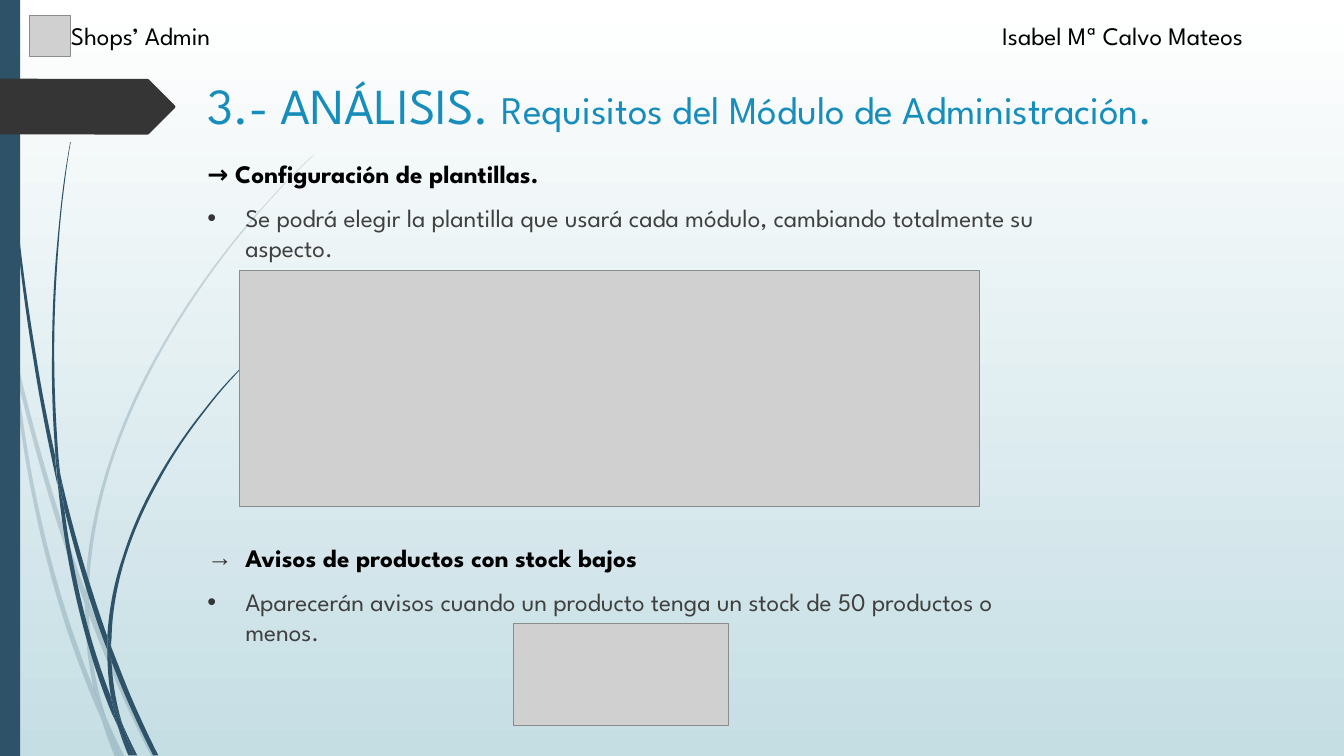
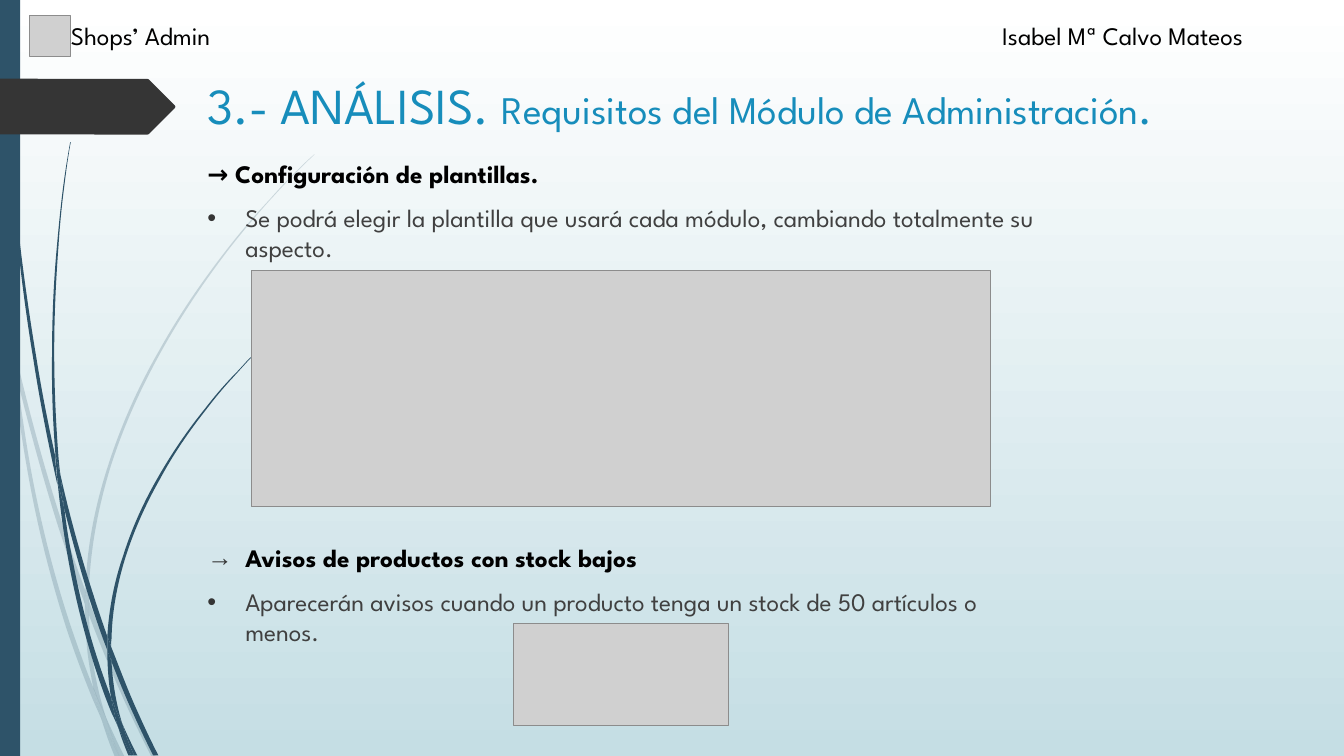
Before and after one commit to isacm94/Proyecto, a slide deck: slide 9 of Alumno/Defensa-Proyecto/Presentación.pptx (slide 8 before the commit). Drawn at 1344x756 pixels with LibreOffice and Linux fonts; fonts in the diff are those of the drawing; grey boxes stand for pictures. Boxes give left, top, right and bottom in pixels: in the first picture for what was removed or moved away, otherwise in the second. Text is boxed around its words. In the diff, an @@ line names an element or a change of style, - is before the commit and + after.

```diff
--- a/Alumno/Defensa-Proyecto/Presentación.pptx
+++ b/Alumno/Defensa-Proyecto/Presentación.pptx
@@ picture moved from (x1=240, y1=270, x2=980, y2=506) to (x1=251, y1=270, x2=991, y2=506) @@
@@ text at (x1=245, y1=593, x2=977, y2=642): text changed @@
-• Aparecerán avisos cuando un producto tenga un stock de 50 productos o menos.
+• Aparecerán avisos cuando un producto tenga un stock de 50 artículos o menos.
```
Also in this commit, not shown: 10 other slides changed, 23 other files.
